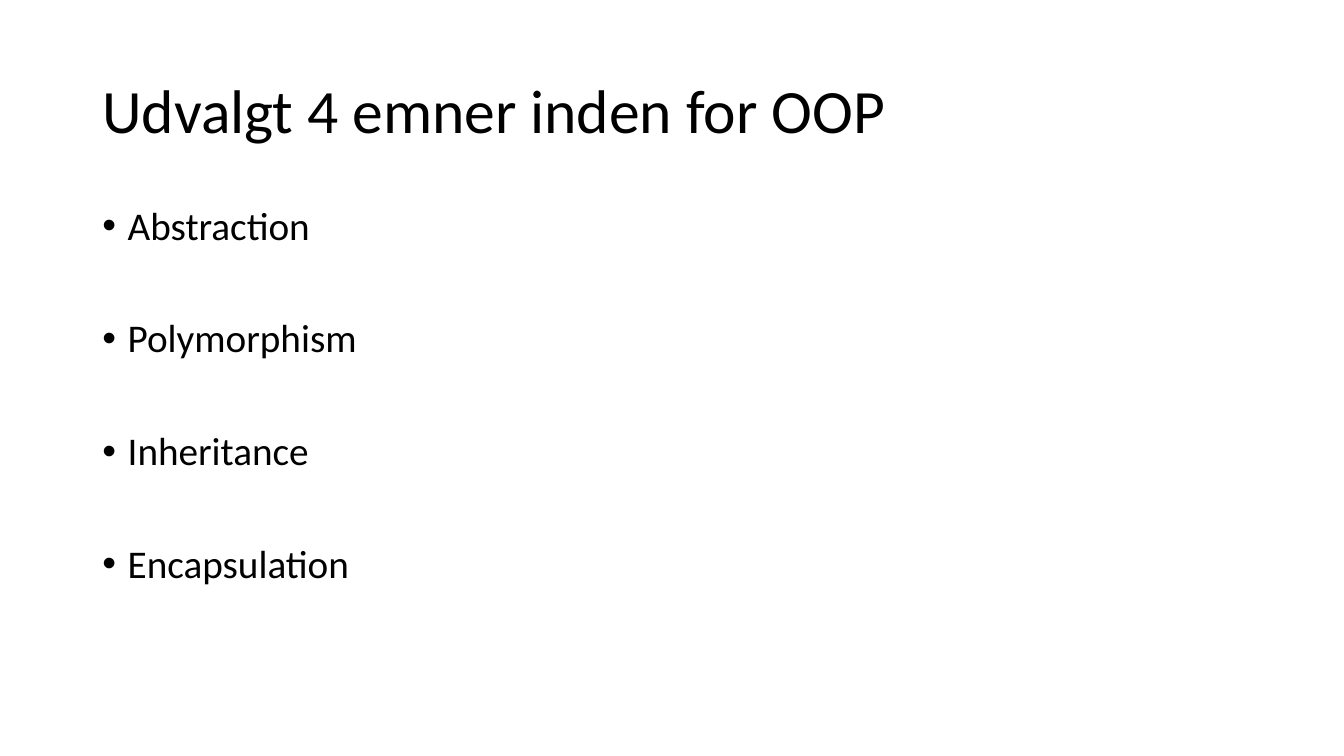
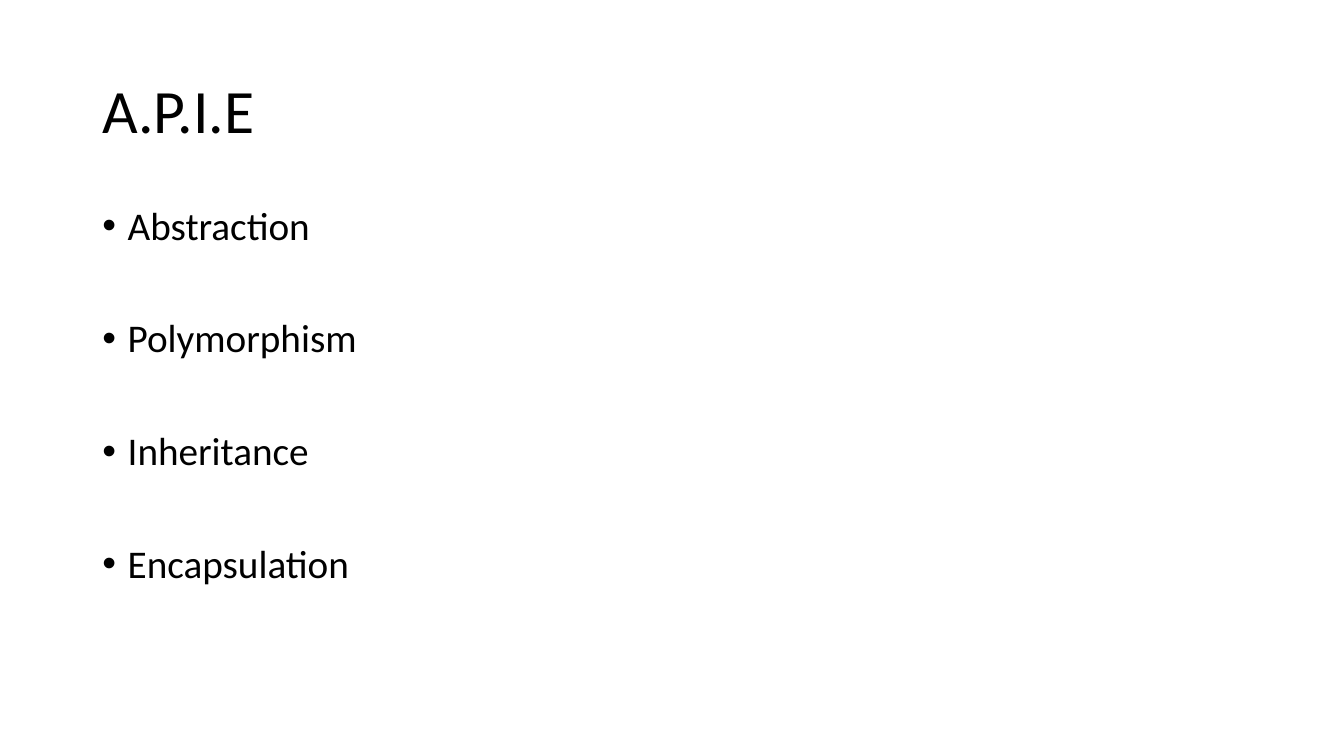
Before and after one commit to ortismal/3.-semester-SWC-TEK-slides, a slide deck: slide 2 of ObjectOrientedProgramming.pptx. Drawn at 1344x756 pixels with LibreOffice and Linux fonts; fonts in the diff are those of the drawing. Boxes give left, top, right and bottom in pixels: in the first picture for what was removed or moved away, otherwise in the second. Text is boxed around its words. In the diff, an @@ line names an element or a change of style, - is before the commit and + after.

```diff
--- a/ObjectOrientedProgramming.pptx
+++ b/ObjectOrientedProgramming.pptx
@@ title at [102, 93, 254, 134]: text changed @@
-Udvalgt 4 emner inden for OOP
+A.P.I.E
```
Also in this commit, not shown: 5 other slides changed, 1 slide added, 5 slides removed, 9 other files.
